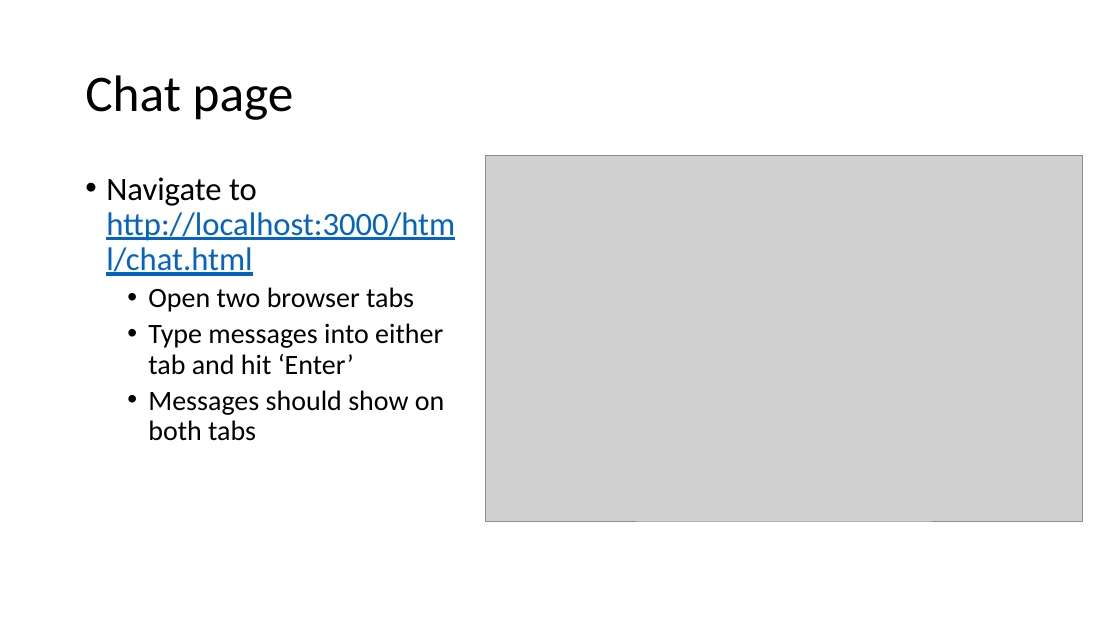
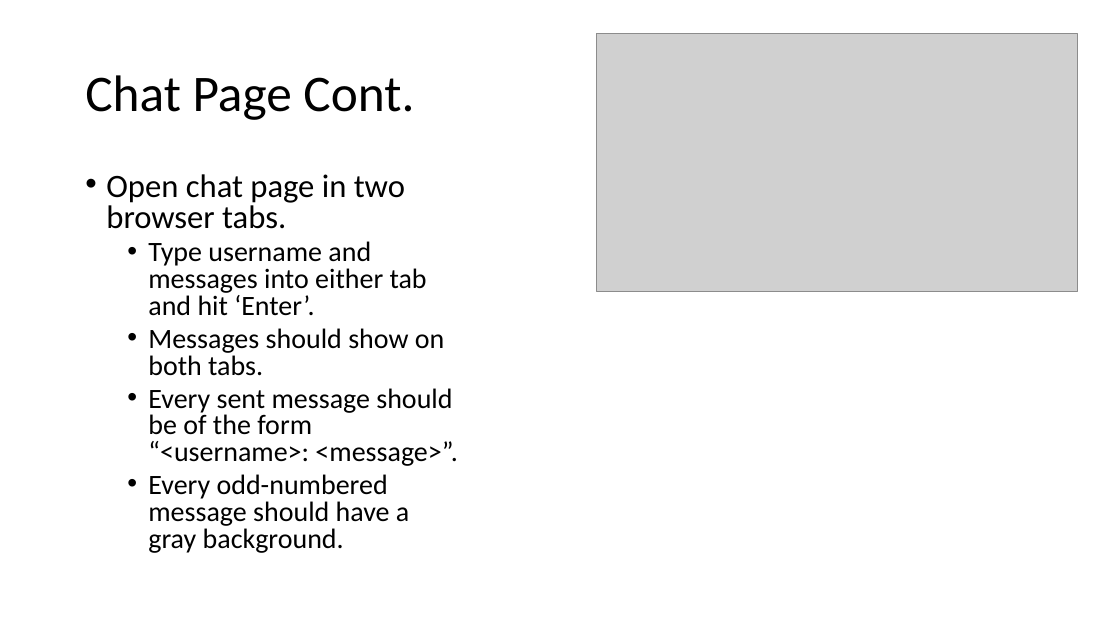
Before and after one commit to tdog191/JamATuna, a slide deck: slide 10 of Test Plan.pptx (slide 6 before the commit). Drawn at 1120x630 pixels with LibreOffice and Linux fonts; fonts in the diff are those of the drawing; grey boxes stand for pictures. Boxes give left, top, right and bottom in pixels: in the first picture for what was removed or moved away, otherwise in the second. Text is boxed around its words. In the diff, an @@ line names an element or a change of style, - is before the commit and + after.

Commit message:
Add documentation to 'profile.css', 'users.css', and 'profile.html', update manual test plan for profile, users, and chat pages, and upload another clip art image of a fish for the manual test plan.

```diff
--- a/Test Plan.pptx
+++ b/Test Plan.pptx
@@ picture added at (597, 34, 1078, 292) @@
@@ title at (85, 75, 414, 120): text changed @@
-Chat page
+Chat Page Cont.
@@ text at (106, 174, 457, 553): text changed @@
-• Navigate to http://localhost:3000/html/chat.html
-  • Open two browser tabs
-  • Type messages into either tab and hit ‘Enter’
-  • Messages should show on both tabs
+• Open chat page in two browser tabs.
+  • Type username and messages into either tab and hit ‘Enter’.
+  • Messages should show on both tabs.
+  • Every sent message should be of the form “<username>: <message>”.
+  • Every odd-numbered message should have a gray background.
@@ picture removed at (486, 155, 1083, 521) @@
```
Also in this commit, not shown: 5 other slides changed, 4 slides added, 4 other files.
